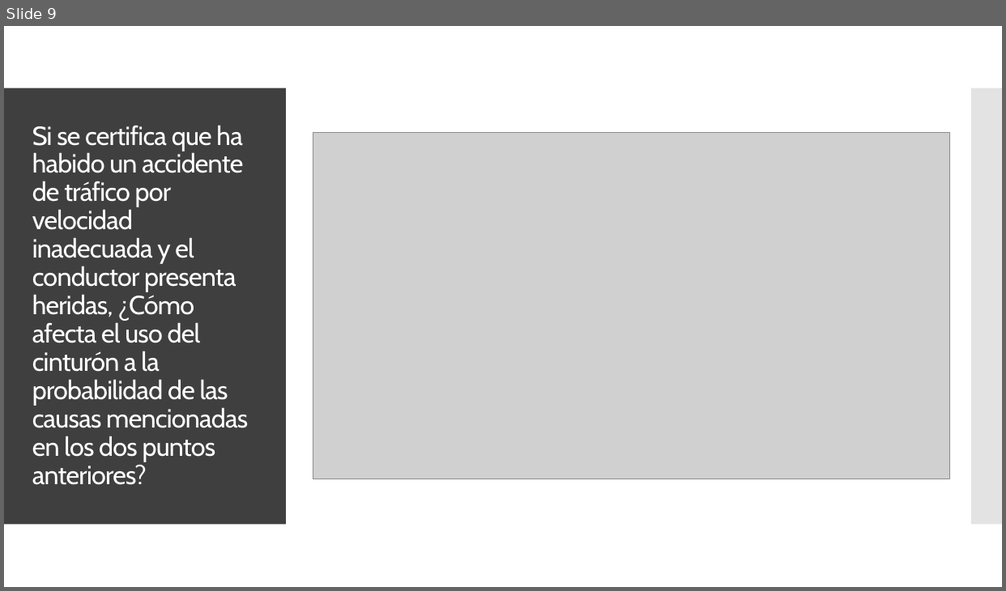
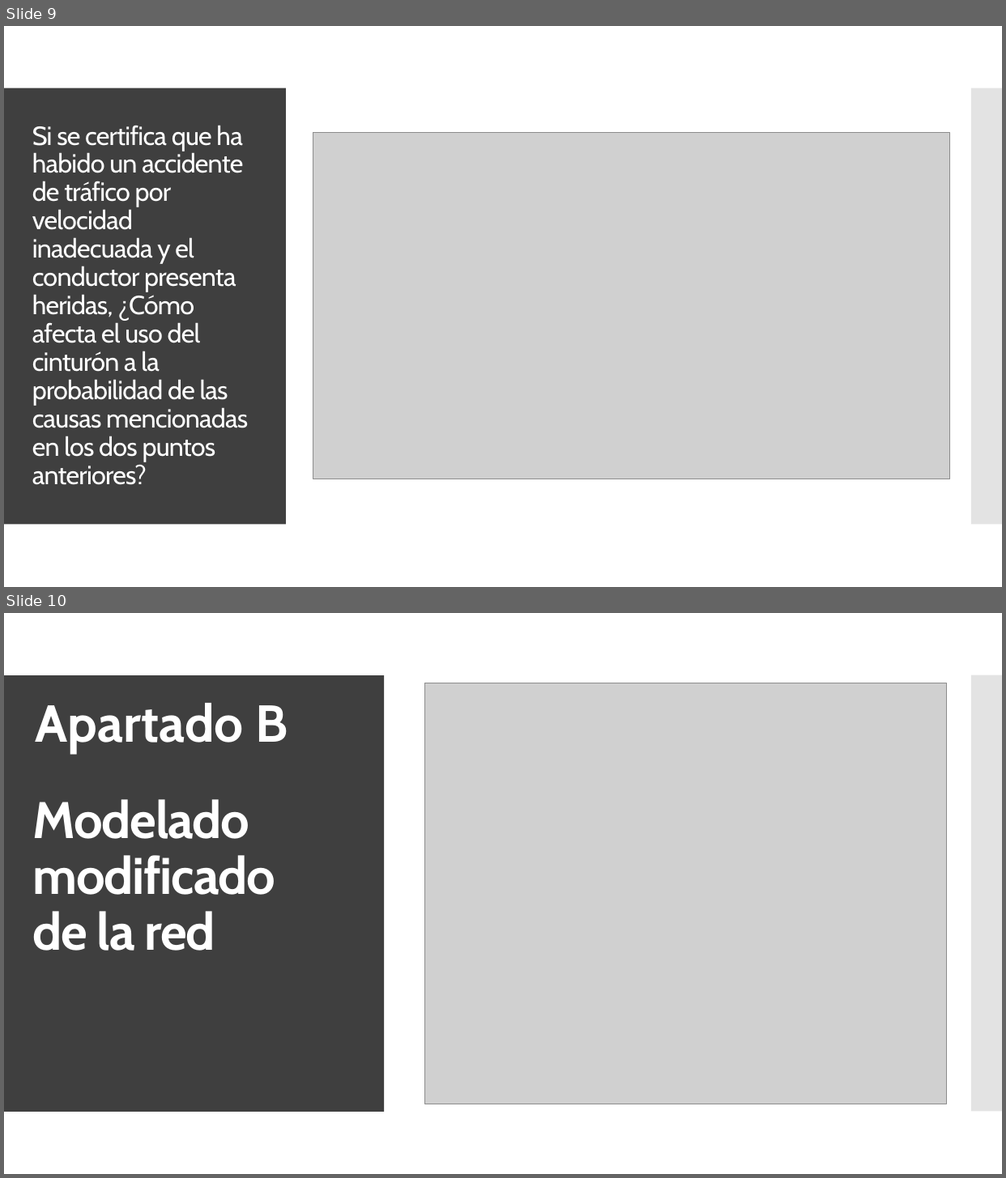
Before and after one commit to Juanfragar/Fiabilidad-y-gestion-de-riesgos, a slide deck: Practica 02/Modelado de riesgos con Hugin Expert.pptx. Shown one above the other, each under a label of ours: slide 9 before the commit, slides 9 and 10 after it. The pictures are 1006x591 and 1006x1178 pixels, drawn with LibreOffice and Linux fonts; fonts in the diff are those of the drawing; grey boxes stand for pictures. Boxes give left, top, right and bottom in pixels: in the first picture for what was removed or moved away, otherwise in the second. Text is boxed around its words. In the diff, an @@ line names an element or a change of style, - is before the commit and + after.

```diff
--- a/Practica 02/Modelado de riesgos con Hugin Expert.pptx
+++ b/Practica 02/Modelado de riesgos con Hugin Expert.pptx
@@ slide 10 added at <box>4,613,1002,1174</box>, background #FFFFFF; not listed: 2 template elements that a slide beside it also shows @@
@@ rectangle added at <box>4,613,1002,1174</box>, fill #FFFFFF @@
@@ rectangle added at <box>4,675,752,1112</box>, fill #3F3F3F @@
@@ rectangle added at <box>4,675,385,1112</box>, fill #3F3F3F @@
@@ picture added at <box>425,683,947,1104</box> @@
@@ rectangle added at <box>763,675,1002,1112</box>, fill #C8C8C8 at 50% opacity @@
@@ rectangle added at <box>971,675,1002,1112</box>, fill #C8C8C8 at 50% opacity @@
@@ text added at <box>35,703,288,753</box>, 50 pt, text #FFFFFF, bold @@
+Apartado B
@@ title added at <box>33,799,275,951</box>, 49.5 pt, text #FFFFFF, bold @@
+Modelado modificado
+de la red
```
Also in this commit, not shown: 1 slide changed, 1 other file.
